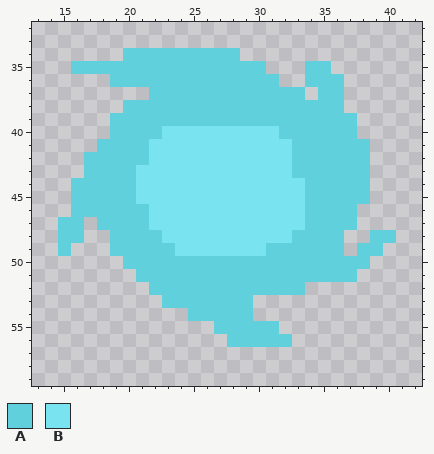
Pixel-art sprite, stored at 2DPlat448/Assets/Art/Jump/jump1.png. This is how it looked before the edit.
The file is 64x64 pixels. Shown: x 13..42, y 32..59.
Palette (. is transparent): A #60d0dd  B #79e4f0
Pixels before, first column x 15:
34 .....AAAAAAAAA............
35 .AAAAAAAAAAAAAAA...AA.....
36 ....AAAAAAAAAAAAA..AAA....
37 .......AAAAAAAAAAAA.AA....
38 .....AAAAAAAAAAAAAAAAA....
39 ....AAAAAAAAAAAAAAAAAAA...
40 ....AAAABBBBBBBBBAAAAAA...
41 ...AAAABBBBBBBBBBBAAAAAA..
42 ..AAAAABBBBBBBBBBBAAAAAA..
43 ..AAAABBBBBBBBBBBBAAAAAA..
44 .AAAAABBBBBBBBBBBBBAAAAA..
45 .AAAAABBBBBBBBBBBBBAAAAA..
46 .AAAAAABBBBBBBBBBBBAAAA...
47 AA.AAAABBBBBBBBBBBBAAAA...
48 AA..AAAABBBBBBBBBBAAAA..AA
49 A...AAAAABBBBBBBAAAAAA.AA.
50 .....AAAAAAAAAAAAAAAAAAA..
51 ......AAAAAAAAAAAAAAAAA...
52 .......AAAAAAAAAAAA.......
53 ........AAAAAAA...........
54 ..........AAAAA...........
55 ............AAAAA.........
56 .............AAAAA........
The result:
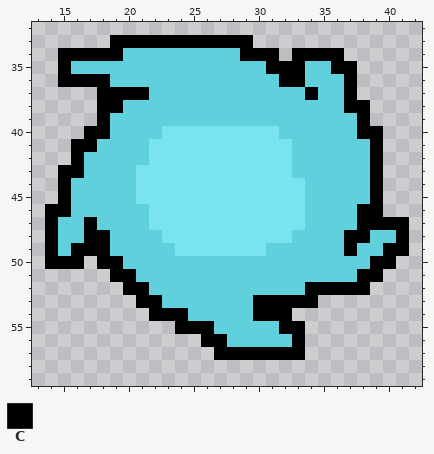
Colours new in this view: C #000000
Message: adding black outline to jump animation
What changed:
The edit adds colour C in row 33 at x 19 to 29; in row 34 at x 15 to 19, 29 to 31 and 33 to 36; in row 35 at x 15, 31 to 33 and 36 to 37; in row 36 at x 15 to 18, 32 to 33 and 37; in row 37 at x 18 to 21, 34 and 37; in row 38 at x 18 to 19 and 37 to 38.
The edit adds colour C in row 39 at x 18 and 38; in row 40 at x 17 to 18 and 38 to 39; in row 41 at x 16 to 17 and 39; in row 42 at x 16 and 39; in row 43 at x 15 to 16 and 39; in rows 44 to 45 at x 15 and 39.
The edit adds colour C in row 46 at x 14 to 15 and 38 to 39; in row 47 at x 14, 17 and 38 to 41; in row 48 at x 14, 17 to 18, 37 to 38 and 41; in row 49 at x 14, 16 to 18, 37 and 40 to 41; in row 50 at x 14 to 16, 18 to 19 and 39 to 40; in row 51 at x 19 to 20 and 38 to 39.
The edit adds colour C in row 52 at x 20 to 21 and 34 to 38; in row 53 at x 21 to 22 and 30 to 34; in row 54 at x 22 to 24 and 30 to 32; in row 55 at x 24 to 26 and 32 to 33; in row 56 at x 26 to 27 and 33; in row 57 at x 27 to 33.
Boxes around the changes in both pictures, in picture pixels (x1, y1, x2, y2):
added: (45, 35, 409, 360)
